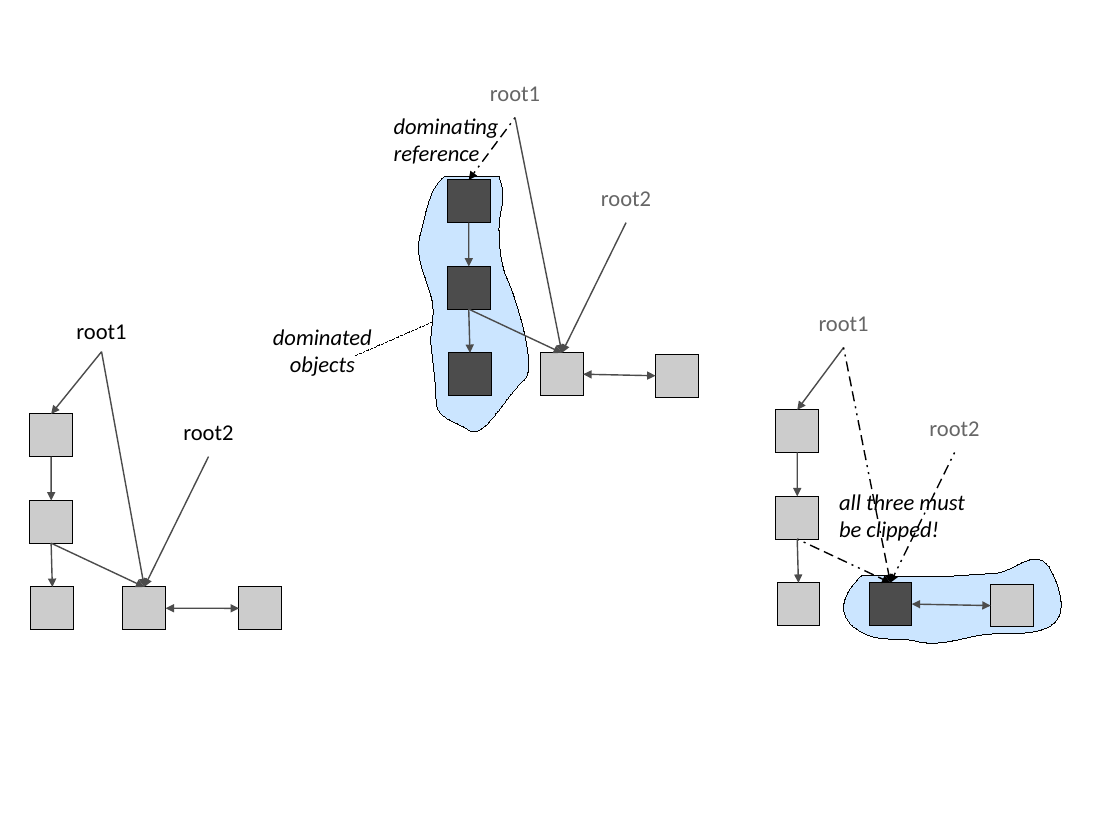
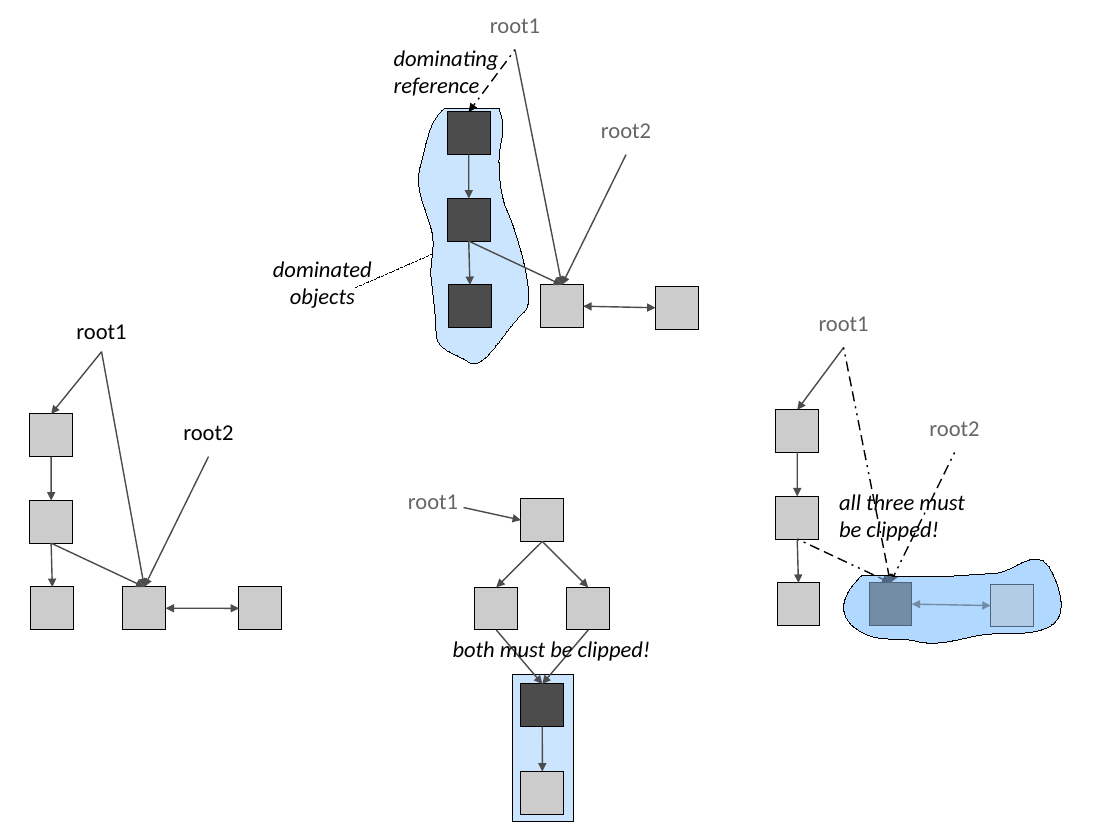
Before and after one commit to TheRuncibleTuner/bloatbook, a slide deck: slide 1 of part4/Figures/lifetime/reachability.odp. Drawn at 1120x840 pixels with LibreOffice and Linux fonts; fonts in the diff are those of the drawing. Boxes give left, top, right and bottom in pixels: in the first picture for what was removed or moved away, otherwise in the second. Text is boxed around its words. In the diff, an @@ line names an element or a change of style, - is before the commit and + after.

```diff
--- a/part4/Figures/lifetime/reachability.odp
+++ b/part4/Figures/lifetime/reachability.odp
@@ rectangle: place and size @@
-rectangle at [449, 353, 492, 395]
+rectangle at [447, 112, 490, 154]
@@ arrow moved from (469, 309) - (471, 353) to (469, 154) - (469, 198) @@
@@ 2 rectangles, 1 arrow: place and size @@
-2 rectangles, 1 arrow at [447, 180, 490, 309]
+2 rectangles, 1 arrow at [447, 198, 492, 327]
@@ 4 texts, 4 arrows, 2 rectangles, 1 freeform shape, 1 line, 1 double arrow: place and size @@
-4 texts, 4 arrows, 2 rectangles, 1 freeform shape, 1 line, 1 double arrow at [273, 86, 698, 432]
+4 texts, 4 arrows, 2 rectangles, 1 freeform shape, 1 line, 1 double arrow at [273, 18, 698, 364]
@@ text added at [408, 494, 458, 509], 16 pt, text #666666 @@
+root1
@@ arrow added from (463, 508) to (521, 520), #4C4C4C 0.99 pt @@
@@ rectangle added at [521, 499, 564, 542], fill #CCCCCC, outline #000000 0.71 pt @@
@@ arrow added from (543, 542) to (497, 587), #4C4C4C 0.99 pt @@
@@ arrow added from (543, 542) to (588, 587), #4C4C4C 0.99 pt @@
@@ freeform shape added at [844, 559, 1061, 643], fill #99CCFF at 50% opacity, outline #000000 0 pt @@
@@ rectangle added at [475, 587, 517, 630], fill #CCCCCC, outline #000000 0.71 pt @@
@@ rectangle added at [567, 587, 610, 630], fill #CCCCCC, outline #000000 0.71 pt @@
@@ text added at [453, 638, 651, 664], 16 pt, text #000000, italic @@
+both must be clipped!
@@ arrow added from (497, 630) to (543, 684), #4C4C4C 0.99 pt @@
@@ arrow added from (588, 630) to (543, 684), #4C4C4C 0.99 pt @@
@@ freeform shape added at [512, 675, 573, 821], fill #99CCFF at 50% opacity, outline #000000 0 pt @@
@@ rectangle added at [521, 684, 564, 727], fill #4C4C4C, outline #000000 0.71 pt @@
@@ arrow added from (543, 727) to (543, 771), #4C4C4C 0.99 pt @@
@@ rectangle added at [521, 771, 564, 814], fill #CCCCCC, outline #000000 0.71 pt @@
```
Also in this commit, not shown: 5 other files.
